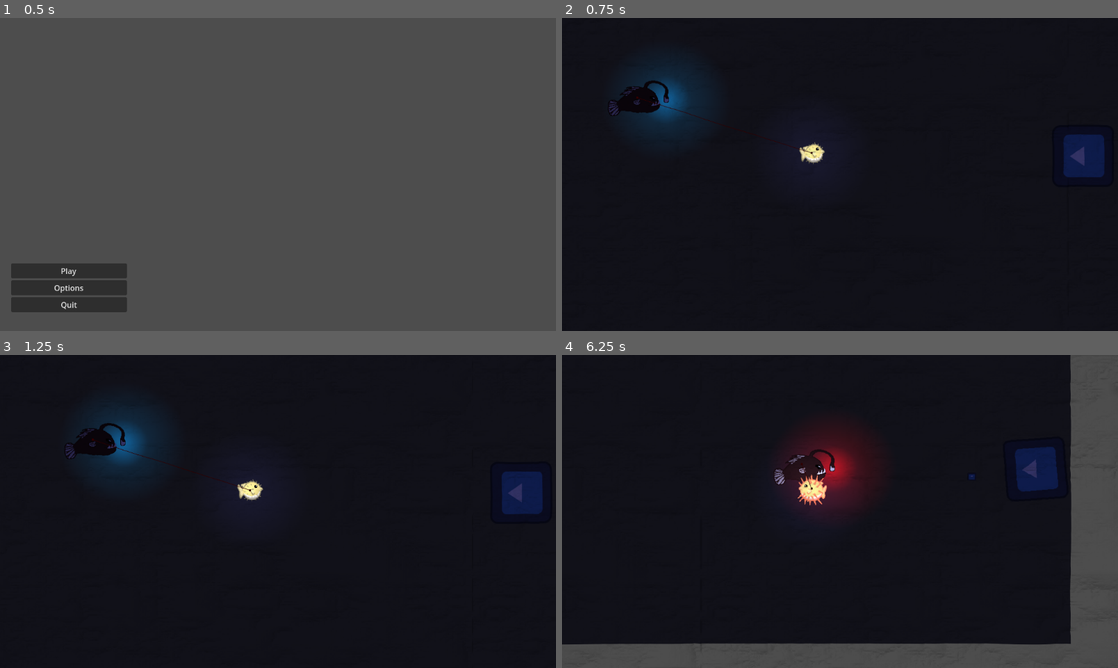
Above: before the commit, frames 1-4 (two rows, left to right).
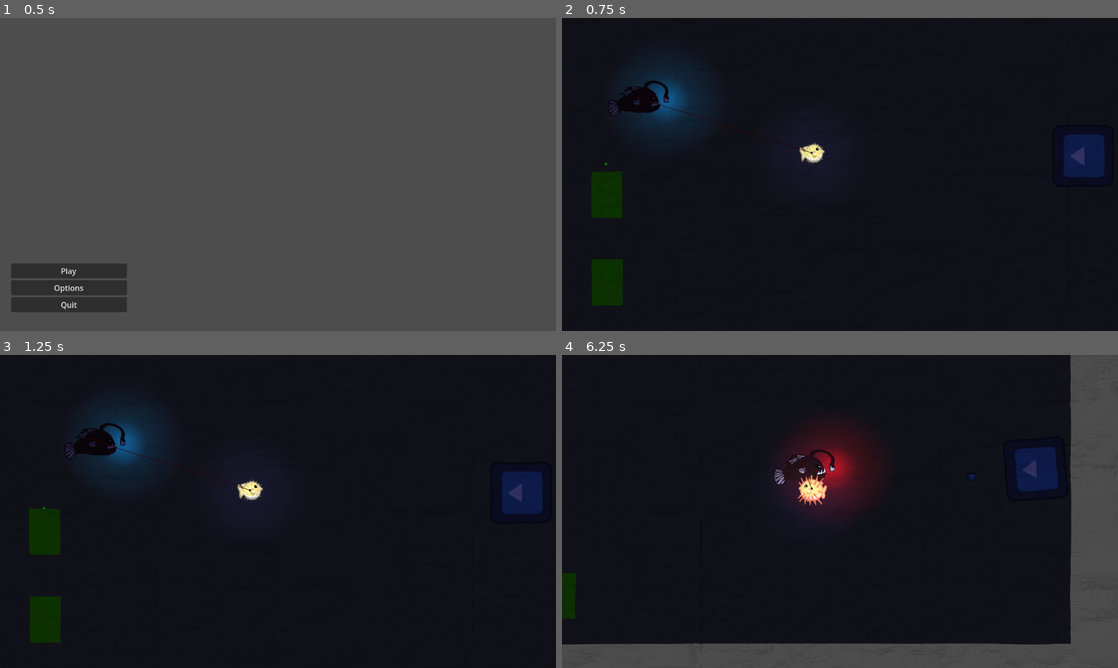
Above: after the commit, the same moments.

Repository: Chestrade/pixel-jam-2024
Game: Godot game, scene res://Scenes/main_menu.tscn
Same seed, same stepped clock (60 frames per second), same inputs: the game is played once before the commit and once after it. The engine's default icon, where the game draws it, is replaced by a stand-in: a white triangle on a blue panel in a dark square.
Inputs:
- Up to frame 1 (0.5 s): no input
- Up to frame 2 (0.75 s): click "Play" at 0.5 s
- Up to frame 3 (1.25 s): no input
- Up to frame 4 (6.25 s): hold Right (swim_right) 1.28-2.03 s; hold Shift (dash) 1.28-2.03 s; hold Down (swim_down) 2.03-2.78 s; tap Space (inflate) at 2.1 s; hold Right (swim_right) 2.78-3.53 s; hold J 2.78-3.53 s; hold W (swim_up) 3.53-4.28 s; tap Shift (dash) at 3.6 s; hold Space (inflate) 4.28-5.03 s; hold Left (swim_left) 4.28-5.78 s; tap J at 5.1 s; hold Down (swim_down) from 5.78 s (still down); hold Shift (dash) from 5.78 s (still down)

Frame 1 is identical in both runs. In frame 2, 1.6% of the frame differs, in the area x 5-11%, y 46-92%; in frame 3, 1.6%, in the area x 5-11%, y 48-92%; in frame 4, 0.3%.

Commit message:
Many bug fixes and collision corrections

Diff:
--- a/Characters/player_blowfish.tscn
+++ b/Characters/player_blowfish.tscn
@@ -61,7 +61,7 @@
 [node name="Player" type="CharacterBody2D" groups=["Player"]]
 z_index = 3
 collision_layer = 2
-collision_mask = 15
+collision_mask = 7
 motion_mode = 1
 script = ExtResource("1_654n7")
 metadata/_edit_group_ = true
--- /dev/null
+++ b/Environement/destructible_wall.tscn
@@ -0,0 +1,37 @@
+[gd_scene load_steps=4 format=3 uid="uid://owjknf6v06l"]
+
+[ext_resource type="Script" path="res://Scripts/destructible_wall.gd" id="1_wilrf"]
+
+[sub_resource type="RectangleShape2D" id="RectangleShape2D_1m3q2"]
+size = Vector2(64, 96)
+
+[sub_resource type="RectangleShape2D" id="RectangleShape2D_n80j2"]
+size = Vector2(112, 144)
+
+[node name="DestructibleWall" type="StaticBody2D"]
+collision_mask = 15
+script = ExtResource("1_wilrf")
+
+[node name="ColorRect" type="ColorRect" parent="."]
+offset_right = 39.0
+offset_bottom = 41.0
+scale = Vector2(1.64, 2.34919)
+color = Color(0.25098, 1, 0, 1)
+
+[node name="CollisionShape2D" type="CollisionShape2D" parent="."]
+light_mask = 15
+position = Vector2(32, 48)
+shape = SubResource("RectangleShape2D_1m3q2")
+
+[node name="DamageArea" type="Area2D" parent="."]
+collision_mask = 8
+
+[node name="CollisionShape2D" type="CollisionShape2D" parent="DamageArea"]
+position = Vector2(32, 48)
+shape = SubResource("RectangleShape2D_n80j2")
+
+[node name="InvincibilityCooldown" type="Timer" parent="."]
+one_shot = true
+
+[connection signal="area_entered" from="DamageArea" to="." method="_on_damage_area_area_entered"]
+[connection signal="area_exited" from="DamageArea" to="." method="_on_damage_area_area_exited"]
--- a/Environement/trash_01.tscn
+++ b/Environement/trash_01.tscn
@@ -13,6 +13,9 @@
 gradient = SubResource("Gradient_boiom")
 fill = 1
 fill_from = Vector2(0.5, 0.5)
+
+[sub_resource type="CircleShape2D" id="CircleShape2D_6n0c8"]
+radius = 3.0
 
 [sub_resource type="Gradient" id="Gradient_1y2tt"]
 offsets = PackedFloat32Array(0, 0.509749, 1)
@@ -58,7 +61,12 @@
 [sub_resource type="CircleShape2D" id="CircleShape2D_xw73e"]
 radius = 3.0
 
-[node name="trash_01" type="Node2D" groups=["Trash"]]
+[node name="trash_01" type="RigidBody2D" groups=["Trash"]]
+position = Vector2(4, 6)
+collision_layer = 8
+collision_mask = 13
+gravity_scale = 0.0
+freeze_mode = 1
 script = ExtResource("1_x4v8f")
 
 [node name="Shadow" type="Sprite2D" parent="."]
@@ -69,6 +77,12 @@
 [node name="Rock" type="Sprite2D" parent="."]
 position = Vector2(0, -3)
 texture = ExtResource("1_petr1")
+
+[node name="CollisionShape2D" type="CollisionShape2D" parent="."]
+position = Vector2(0, -2)
+scale = Vector2(0.8, 0.8)
+shape = SubResource("CircleShape2D_6n0c8")
+debug_color = Color(0.621475, 0.344282, 5.77569e-07, 0.42)
 
 [node name="RadioActive Particles" type="GPUParticles2D" parent="."]
 position = Vector2(0, -1)
--- a/Scenes/main_level.tscn
+++ b/Scenes/main_level.tscn
@@ -9,6 +9,8 @@
 [ext_resource type="PackedScene" uid="uid://b6tb23xiiu2sq" path="res://Characters/wall_plant.tscn" id="3_socbm"]
 [ext_resource type="PackedScene" uid="uid://ck4tc0l1gf463" path="res://Characters/player_blowfish.tscn" id="4_cym5n"]
 [ext_resource type="PackedScene" uid="uid://cj1nptspt5q4w" path="res://Characters/angler_fish.tscn" id="8_gcq0m"]
+[ext_resource type="PackedScene" uid="uid://owjknf6v06l" path="res://Environement/destructible_wall.tscn" id="10_egayu"]
+[ext_resource type="PackedScene" uid="uid://cexfsplmdf100" path="res://Environement/trash_01.tscn" id="11_3qqy2"]
 
 [sub_resource type="ShaderMaterial" id="ShaderMaterial_noael"]
 shader = ExtResource("1_cql6f")
@@ -80,3 +82,12 @@
 
 [node name="AnglerFish Nav Mesh" type="NavigationRegion2D" parent="."]
 navigation_polygon = SubResource("NavigationPolygon_6y743")
+
+[node name="DestructibleWall" parent="." instance=ExtResource("10_egayu")]
+position = Vector2(62, 500)
+
+[node name="DestructibleWall2" parent="." instance=ExtResource("10_egayu")]
+position = Vector2(61, 318)
+
+[node name="trash_01" parent="." instance=ExtResource("11_3qqy2")]
+position = Vector2(91, 288)
--- a/Scripts/HealthVignette.gd
+++ b/Scripts/HealthVignette.gd
@@ -8,7 +8,7 @@
 func _ready() -> void:
 	shader_value = 0.0
 
-func _process(delta: float) -> void:
+func _process(_delta: float) -> void:
 	playerHealth = float(player.health)
 	var invertedPlayerHealth : float = 100 - playerHealth
 	shader_value = lerp(shader_value, invertedPlayerHealth/100, speed)
--- a/Scripts/angler_fish.gd
+++ b/Scripts/angler_fish.gd
@@ -33,6 +33,7 @@
 var currentMarkerIndex = -1
 var isReachingTarget : bool = false
 var light_to_sprite_rel_pos_x : float
+var pickup_to_sprite_rel_pos_x : float
 
 
 # Audio Stuff
@@ -53,6 +54,7 @@
 	target_node = player
 
 	light_to_sprite_rel_pos_x = $Light/HeadLight.position.x - $AnimatedSprite2D.position.x
+	pickup_to_sprite_rel_pos_x = $"Trash Pickup/Trash Pickup Area/CollisionShape2D".position.x - $AnimatedSprite2D.position.x
 
 	#Set health and light parameters
 	health = 100
@@ -68,13 +70,16 @@
 		setHealth(10)
 		print(health)
 
-	# Flip sprite and HeadLight according to direction of movement
+	# Flip sprite, HeadLight, and Trash Pickup according to direction of movement
 	if velocity.x != 0:
 		$AnimatedSprite2D.flip_h = velocity.x < 0
+		print($AnimatedSprite2D.is_flipped_h())
 		if $AnimatedSprite2D.is_flipped_h():
 			$Light/HeadLight.position.x = $AnimatedSprite2D.position.x - light_to_sprite_rel_pos_x
+			$"Trash Pickup/Trash Pickup Area/CollisionShape2D".position.x = $AnimatedSprite2D.position.x - pickup_to_sprite_rel_pos_x
 		else:
 			$Light/HeadLight.position.x = $AnimatedSprite2D.position.x + light_to_sprite_rel_pos_x
+			$"Trash Pickup/Trash Pickup Area/CollisionShape2D".position.x = $AnimatedSprite2D.position.x + pickup_to_sprite_rel_pos_x
 
 func setHealth(damage : int):
 	health -= damage
--- /dev/null
+++ b/Scripts/destructible_wall.gd
@@ -0,0 +1,26 @@
+extends StaticBody2D
+
+var health : int = 100
+var area_name : Area2D = null
+
+func _ready() -> void:
+	pass
+
+
+func _process(_delta: float) -> void:
+	if area_name != null:
+		if $DamageArea.overlaps_area(area_name) and $InvincibilityCooldown.is_stopped():
+			health -= 35
+			$InvincibilityCooldown.start()
+		if health <= 0:
+			queue_free()
+
+
+func _on_damage_area_area_entered(area: Area2D) -> void:
+	if area.is_in_group("Trash"):
+		area_name = area
+
+
+func _on_damage_area_area_exited(area: Area2D) -> void:
+	if area == area_name:
+		area_name = null
--- a/Scripts/player_blowfish.gd
+++ b/Scripts/player_blowfish.gd
@@ -2,7 +2,7 @@
 
 class_name Player
 
-signal on_spikes_retracted
+signal on_spikes_retracted()
 
 @export var SWIM_SPEED: float = 300.0
 @export var DASH_SPEED: float = 1000.0
--- a/Scripts/trash_item.gd
+++ b/Scripts/trash_item.gd
@@ -1,6 +1,8 @@
-extends Node2D
+extends RigidBody2D
 
 signal on_trash_spikes_collision
+
+@onready var player_ref : Node = get_tree().get_nodes_in_group("Player")[0]
 
 var screen_size
 var gravity: float = ProjectSettings.get_setting("physics/2d/default_gravity")
@@ -12,8 +14,9 @@
 # Called when the node enters the scene tree for the first time.
 func _ready() -> void:
 	screen_size = get_viewport_rect().size
+	player_ref.connect("on_spikes_retracted", _on_player_on_spikes_retracted)
 
-func _process(delta) -> void:
+func _physics_process(delta) -> void:
 	if is_trash_on_spikes and area_parent.is_in_group("Player"):
 		# Ensure that trash flips when player is flipped
 		if area_parent_anim.is_flipped_h():
@@ -37,8 +40,10 @@
 	   and !is_trash_on_spikes:
 		on_trash_spikes_collision.emit()
 		is_trash_on_spikes = true
+		$CollisionShape2D.set_deferred("disabled", true)
+		relative_position = position - area_parent.position
 
-		relative_position = position - area_parent.position
 
 func _on_player_on_spikes_retracted() -> void:
 	is_trash_on_spikes = false
+	$CollisionShape2D.set_deferred("disabled", false)
Not shown: 1 places in Environement/trash_01.tscn that only renumber resources
Not shown: 1 places in Scenes/main_level.tscn that only renumber resources
